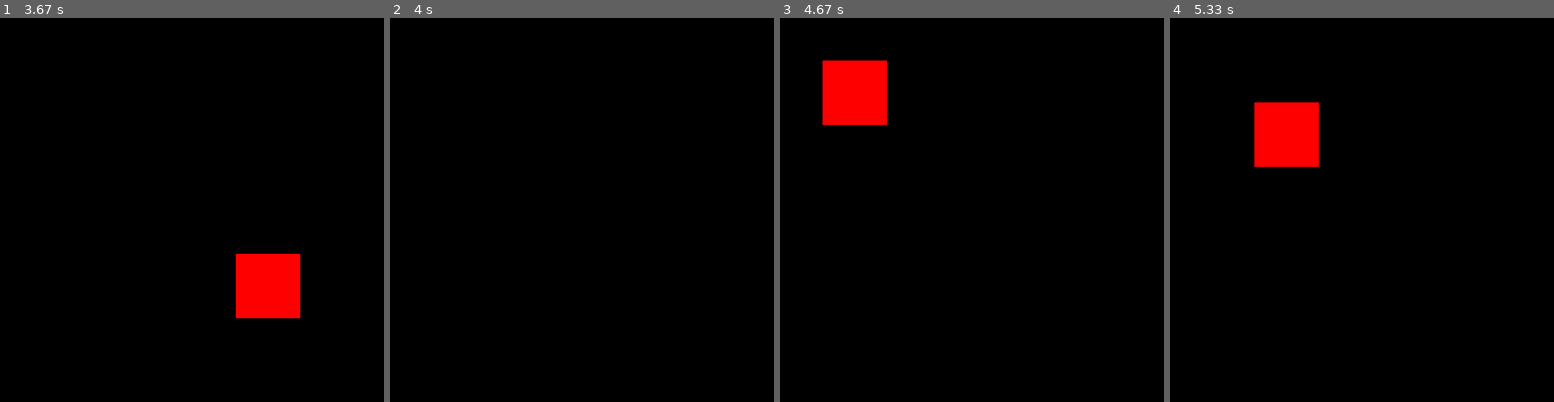
Above: before the commit, frames 1-4 (left to right).
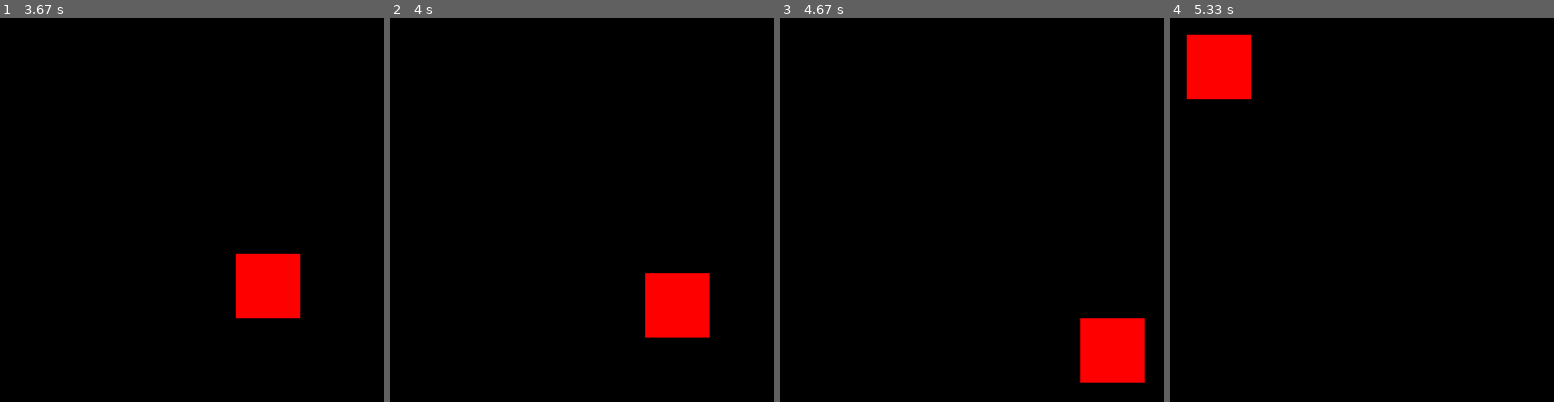
Above: after the commit, the same moments.

Repository: code4tomorrow/python
Game: pygame game, started from games/chapter2/solutions/reset_position.py
Two runs of this game, one before a commit and one after it. Both use one fixed random seed, a clock stepped at 60 frames per second and the inputs below.
Inputs:
- Up to frame 1 (3.67 s): no input
- Up to frame 2 (4 s): no input
- Up to frame 3 (4.67 s): no input
- Up to frame 4 (5.33 s): no input

Frame 1 is identical in both runs. In frame 2, 2.8% of the frame differs, in the area x 66-84%, y 66-84%; in frame 3, 5.6%, in the area x 11-95%, y 11-95%; in frame 4, 5.6%.

Commit message:
add instructions, use pygame.Rect object

Diff:
--- a/games/chapter2/practice/reset_position.py
+++ b/games/chapter2/practice/reset_position.py
@@ -1,13 +1,27 @@
+# Reset the moving rectangle's position if it leaves the screen!
+# The rectangle that will be moving is already provided
+# it is `red_rectangle`. Your job is to move it across the screen
+# at a speed of 5px down and 5px right per frame. Then, if the
+# bottom of the rectangle is greater than the screen height or the
+# right of the rectangle is greater than the screen width, reset
+# the rectangle's x and y to 0 and 0.
+
 import pygame
 
 pygame.init()
 
-window = pygame.display.set_mode((600, 600))
-pygame.display.set_caption("Drawing and Moving Objects")
+SCREEN_HEIGHT = 600
+SCREEN_WIDTH = 600
 
+window = pygame.display.set_mode((SCREEN_WIDTH, SCREEN_HEIGHT))
+pygame.display.set_caption("Reset Position")
 
-# make a rectangle without the pygame.Rect class
-x = 0  # top-left x value
-y = 0  # top-left y value
-width = 100  # width of the rectangle
-height = 100  # height of the rectangle
+# color constants
+RED = (255, 0, 0)
+BLACK = (0, 0, 0)
+
+# makes a pygame.Rect rectangle
+# the syntax is `myvar = pygame.Rect(top-left x, top-left y, width, height)`
+red_rectangle = pygame.Rect(0, 0, 100, 100)
+
+# add code here
--- a/games/chapter2/solutions/reset_position.py
+++ b/games/chapter2/solutions/reset_position.py
@@ -1,22 +1,28 @@
+# Reset the moving rectangle's position if it leaves the screen!
+# The rectangle that will be moving is already provided
+# it is `red_rectangle`. Your job is to move it across the screen
+# at a speed of 5px down and 5px right per frame. Then, if the
+# bottom of the rectangle is greater than the screen height or the
+# right of the rectangle is greater than the screen width, reset
+# the rectangle's x and y to 0 and 0.
+
 import pygame
 
 pygame.init()
 
-window = pygame.display.set_mode((600, 600))
-pygame.display.set_caption("Drawing and Moving Objects")
+SCREEN_HEIGHT = 600
+SCREEN_WIDTH = 600
 
+window = pygame.display.set_mode((SCREEN_WIDTH, SCREEN_HEIGHT))
+pygame.display.set_caption("Reset Position")
 
-# make a rectangle without the pygame.Rect class
-x = 0  # top-left x value
-y = 0  # top-left y value
-width = 100  # width of the rectangle
-height = 100  # height of the rectangle
+# color constants
+RED = (255, 0, 0)
+BLACK = (0, 0, 0)
 
-# make a pygame.Rect rectangle
+# makes a pygame.Rect rectangle
 # the syntax is `myvar = pygame.Rect(top-left x, top-left y, width, height)`
-# with 0 as top-left x value, 100 as top-left y value,
-# width = 50, height = 100
-green_rectangle = pygame.Rect(0, 100, 50, 100)
+red_rectangle = pygame.Rect(0, 0, 100, 100)
 
 run = True
 while run:
@@ -24,18 +30,22 @@
         if event.type == pygame.QUIT:
             run = False
 
-    # move a rectangle that isn't a pygame.Rect object
-    x += 5  # move to the right 1 px
-    y += 5  # move down 1 px
+    # move the rectangle 5 units right and 5 units down each frame
+    red_rectangle.move_ip(5, 5)
 
     # erase the previous frame
     window.fill((0, 0, 0))
 
-    # draw a rectangle that isn't a pygame.Rect object
-    if x < 400:
-        pygame.draw.rect(window, (255, 0, 0), (x, y, width, height))
-    else:
-        x, y = 0, 0
+    # reset the rectangle if its right is past the screen width or
+    # its bottom is below the screen height
+    if (
+        red_rectangle.right > SCREEN_WIDTH
+        or red_rectangle.bottom > SCREEN_HEIGHT
+    ):
+        red_rectangle.x, red_rectangle.y = 0, 0
+
+    # draw the rectangle in red
+    pygame.draw.rect(window, RED, red_rectangle)
 
     # update the screen
     pygame.display.update()
